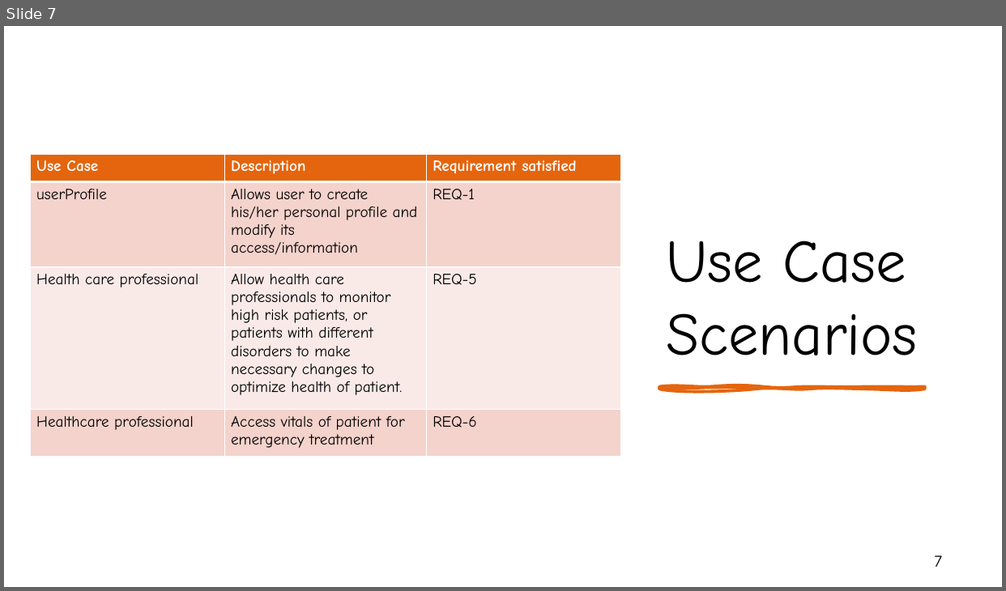
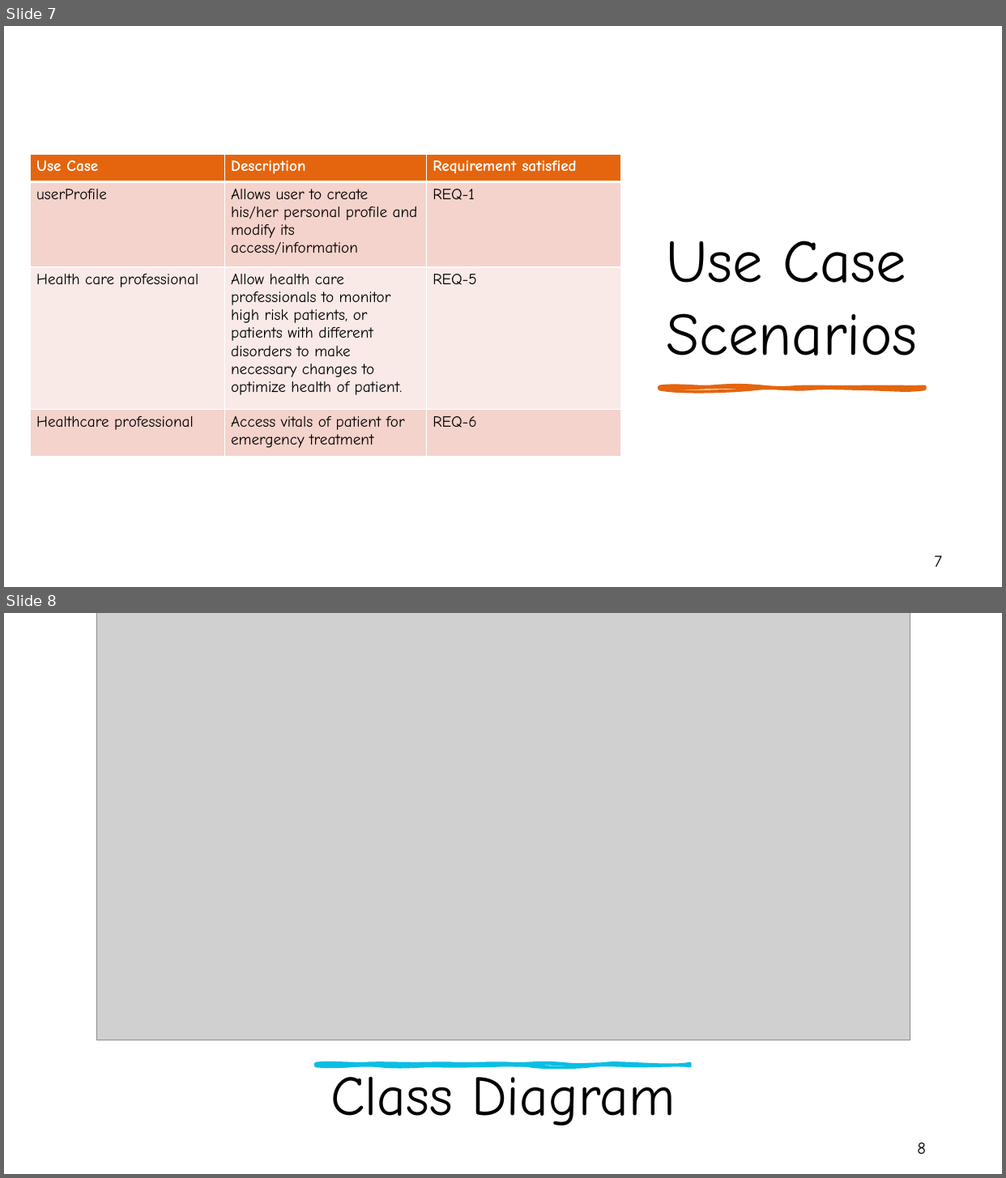
Before and after one commit to lmullettcs2043/cs2043Proj1, a slide deck: CS2043Proj1.pptx. Shown one above the other, each under a label of ours: slide 7 before the commit, slides 7 and 8 after it. The pictures are 1006x591 and 1006x1178 pixels, drawn with LibreOffice and Linux fonts; fonts in the diff are those of the drawing; grey boxes stand for pictures. Boxes give left, top, right and bottom in pixels: in the first picture for what was removed or moved away, otherwise in the second. Text is boxed around its words. In the diff, an @@ line names an element or a change of style, - is before the commit and + after.

Commit message:
Add files via upload
Power point edited for first presentation
- description extended
-class diagram added

```diff
--- a/CS2043Proj1.pptx
+++ b/CS2043Proj1.pptx
@@ slide 8 added at [4, 613, 1002, 1174], background #FFFFFF; not listed: 1 template element that a slide beside it also shows @@
@@ rectangle added at [4, 613, 1002, 1174], fill #FFFFFF @@
@@ picture added at [97, 613, 910, 1040] @@
@@ freeform shape added at [315, 1063, 690, 1066], fill #0ABEE4, outline #0ABEE4 3 pt @@
@@ title added at [330, 1067, 675, 1126], 54 pt, text #000000 @@
+Class Diagram
@@ page number added at [917, 1143, 926, 1154], 16 pt, text #000000 @@
+8
```
Also in this commit, not shown: 4 slides changed.
